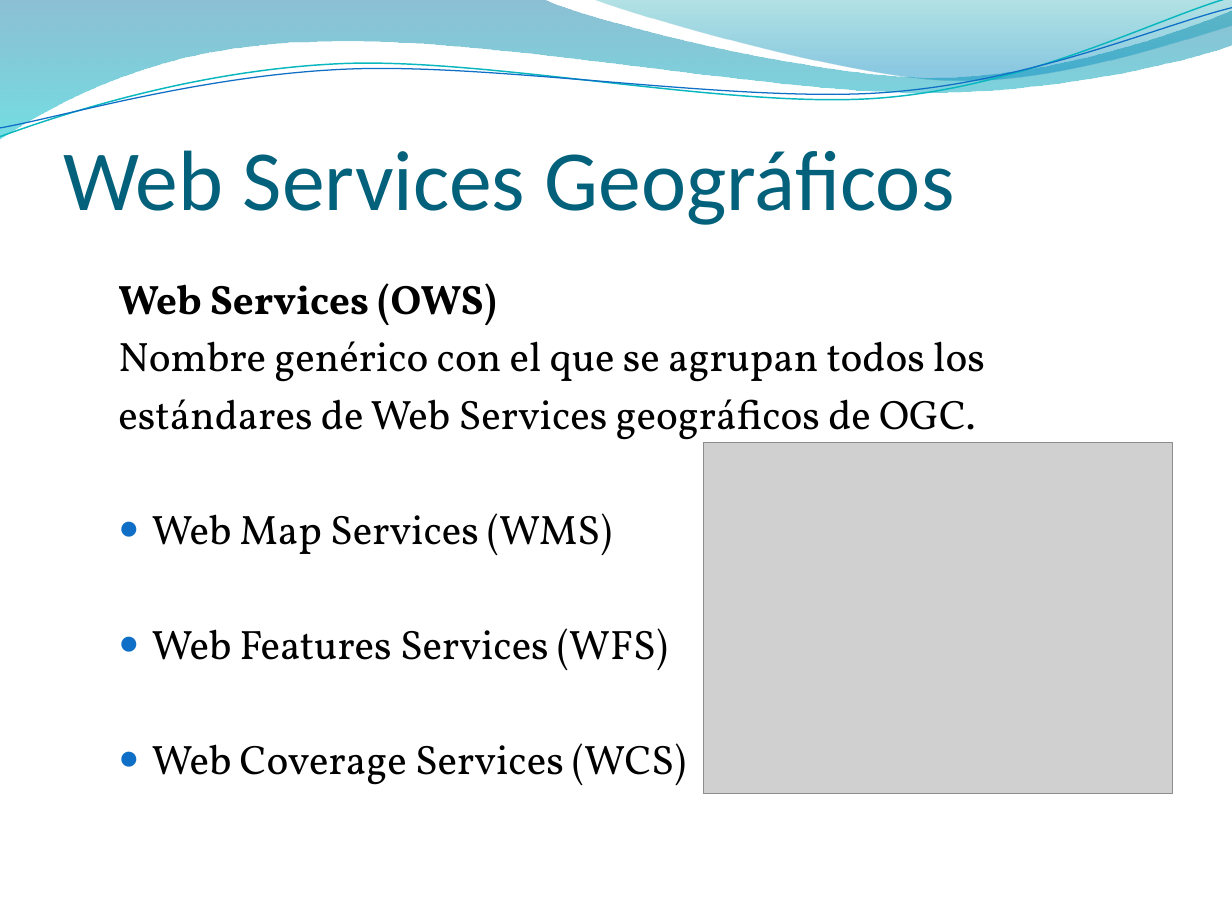
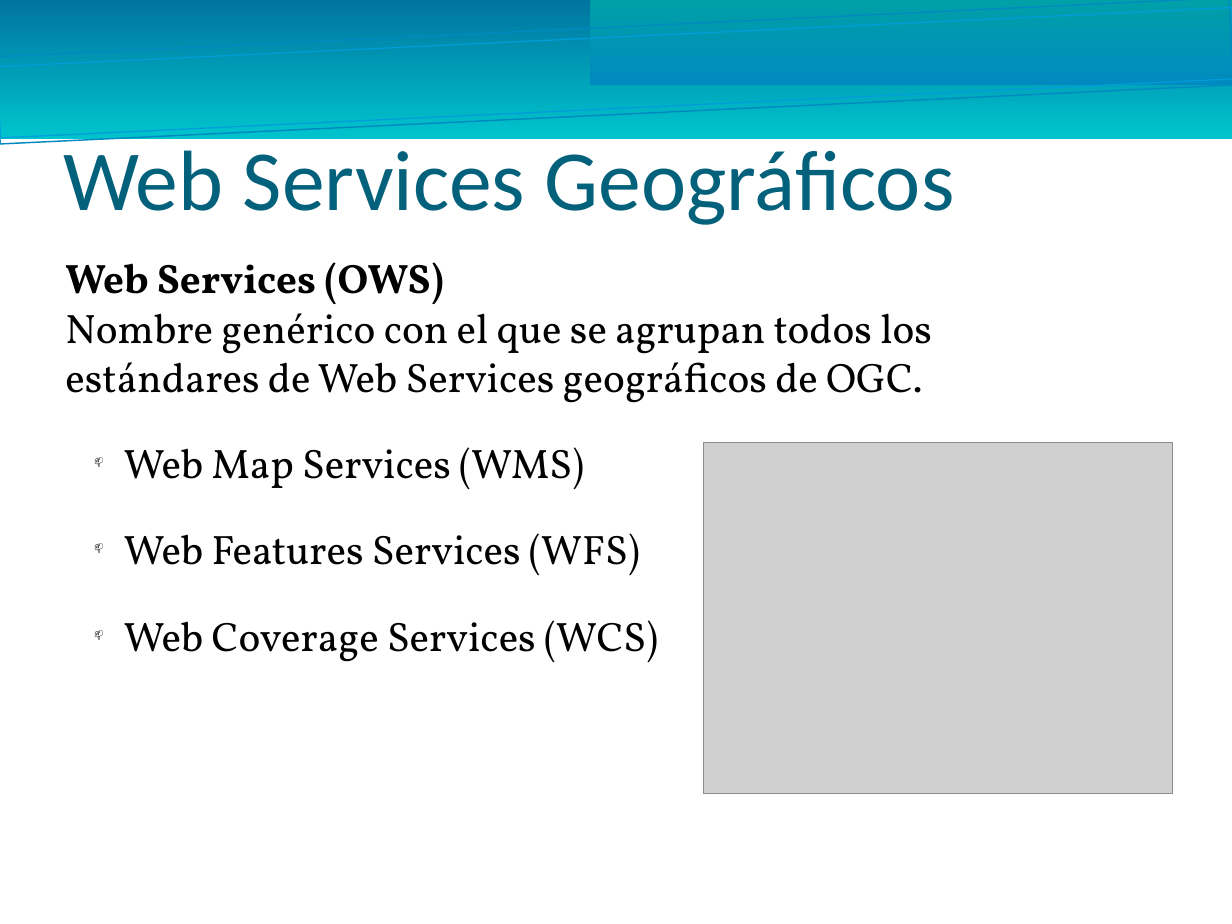
Before and after one commit to ORGTecnologo/7b6581PT, a slide deck: slide 14 of Documentacion/Entregas/Presentacion/Presentacion.pptx (slide 13 before the commit). Drawn at 1232x924 pixels with LibreOffice and Linux fonts; fonts in the diff are those of the drawing; grey boxes stand for pictures; background and template pictures are left out. Boxes give left, top, right and bottom in pixels: in the first picture for what was removed or moved away, otherwise in the second. Text is boxed around its words. In the diff, an @@ line names an element or a change of style, - is before the commit and + after.

```diff
--- a/Documentacion/Entregas/Presentacion/Presentacion.pptx
+++ b/Documentacion/Entregas/Presentacion/Presentacion.pptx
@@ freeform shape removed at <box>0,0,1232,139</box> @@
@@ freeform shape removed at <box>0,0,1232,144</box> @@
@@ freeform shape removed at <box>0,8,1232,137</box> @@
@@ rectangle added at <box>0,0,1232,139</box>, fill gradient #0074A0 to #00C4CD @@
@@ rectangle added at <box>0,0,1232,144</box>, outline #008ABF 0.85 pt @@
@@ rectangle added at <box>0,8,1232,137</box>, outline #009DD9 0.74 pt @@
@@ freeform shape removed at <box>590,0,1232,85</box> @@
@@ rectangle added at <box>590,0,1232,85</box>, fill gradient #00A0A8 to #008ABF @@
@@ text "Web Services (OWS)" at <box>65,262,932,662</box>: list level 2 to 1 in "Web Services (OWS)"; list level 2 to 1 in "Nombre genérico con el que ..."; list level 2 to 1 in "estándares de Web Services geográficos ..."; bullet ● to 📫; less space between paragraphs @@
```
Also in this commit, not shown: 22 other slides changed, 1 slide added, 2 other files.
